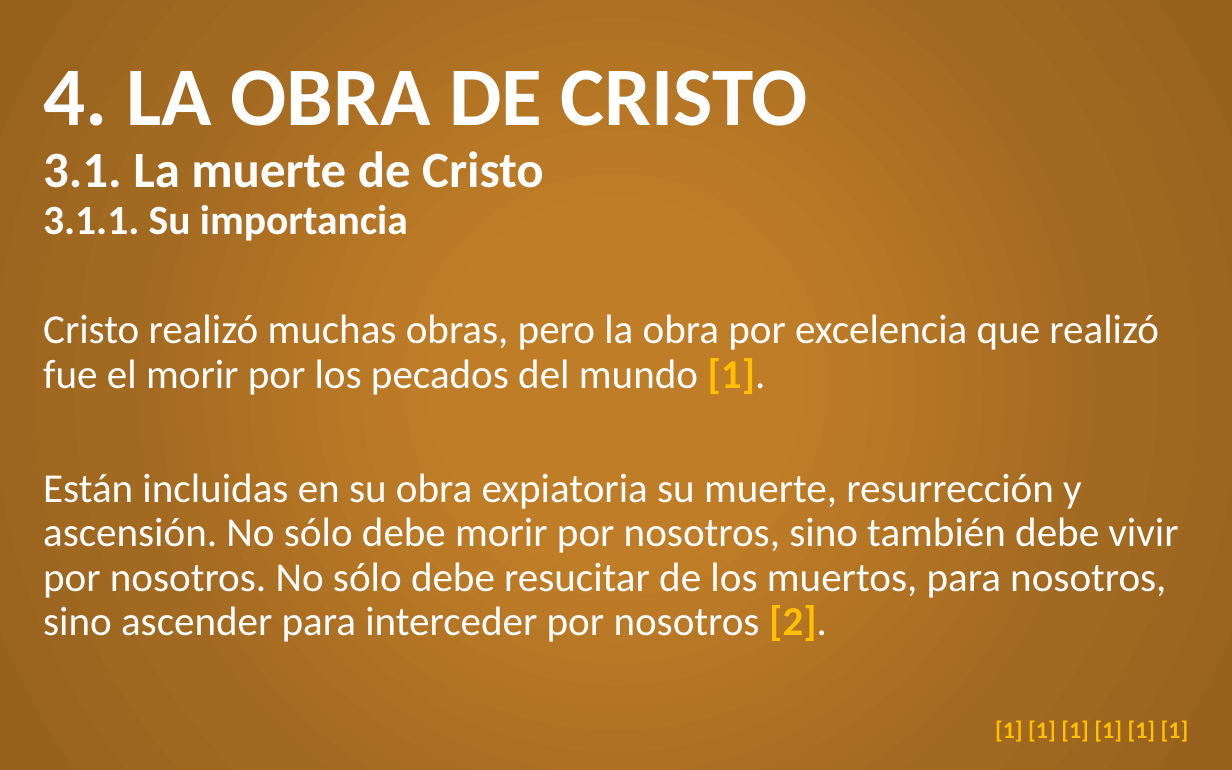
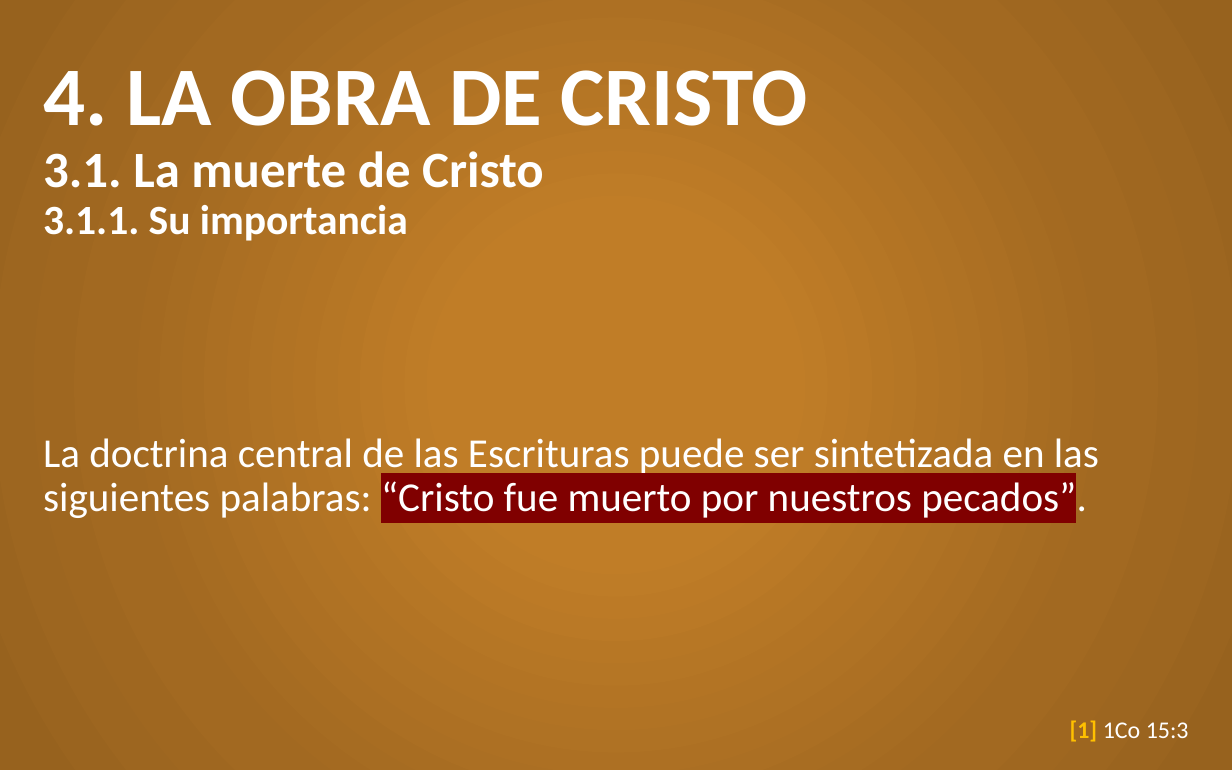
Before and after one commit to CreyTuning/documents, a slide deck: slide 34 of slideshow/Teologia Sistematica y Biblica - Myer Pearlman/Clases/8. Jesucristo.pptx. Drawn at 1232x770 pixels with LibreOffice and Linux fonts; fonts in the diff are those of the drawing. Boxes give left, top, right and bottom in pixels: in the first picture for what was removed or moved away, otherwise in the second. Text is boxed around its words. In the diff, an @@ line names an element or a change of style, - is before the commit and + after.

```diff
--- a/slideshow/Teologia Sistematica y Biblica - Myer Pearlman/Clases/8. Jesucristo.pptx
+++ b/slideshow/Teologia Sistematica y Biblica - Myer Pearlman/Clases/8. Jesucristo.pptx
@@ text at (43, 438, 1099, 522): text changed @@
-Cristo realizó muchas obras, pero la obra por excelencia que realizó fue el morir por los pecados del mundo [1].
-Están incluidas en su obra expiatoria su muerte, resurrección y ascensión. No sólo debe morir por nosotros, sino también debe vivir por nosotros. No sólo debe resucitar de los muertos, para nosotros, sino ascender para interceder por nosotros [2].
+La doctrina central de las Escrituras puede ser sintetizada en las siguientes palabras: “Cristo fue muerto por nuestros pecados”.
@@ text at (1070, 720, 1189, 742): text changed; text colour #FFC000 to #FFFFFF; bold off @@
-[1] [1] [1] [1] [1] [1]
+[1] 1Co 15:3
```
Also in this commit, not shown: 8 slides added, 12 other files.
